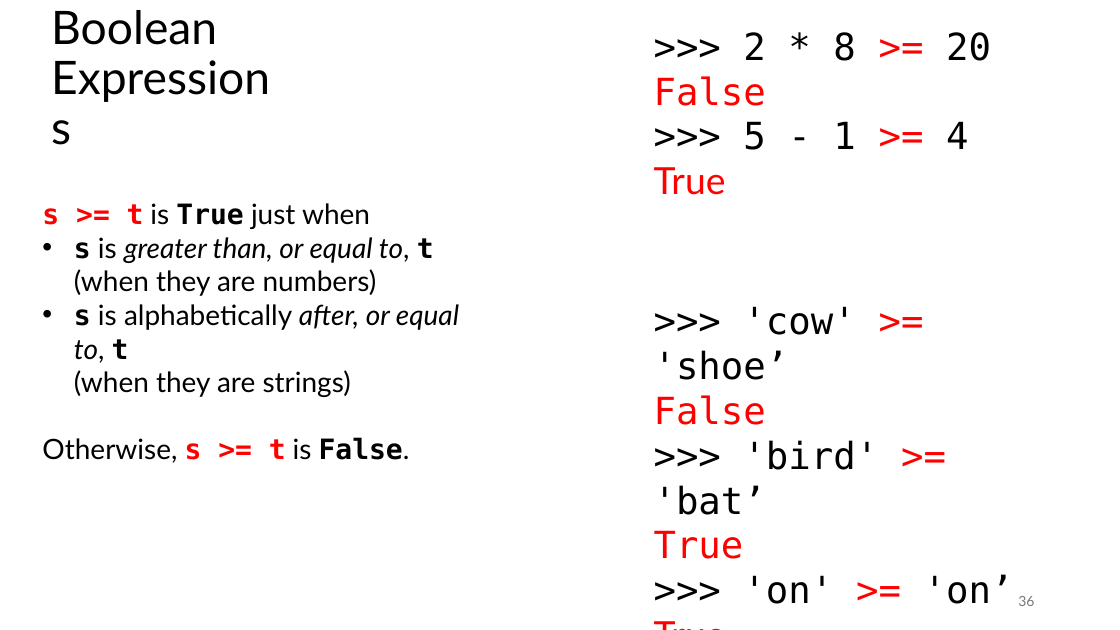
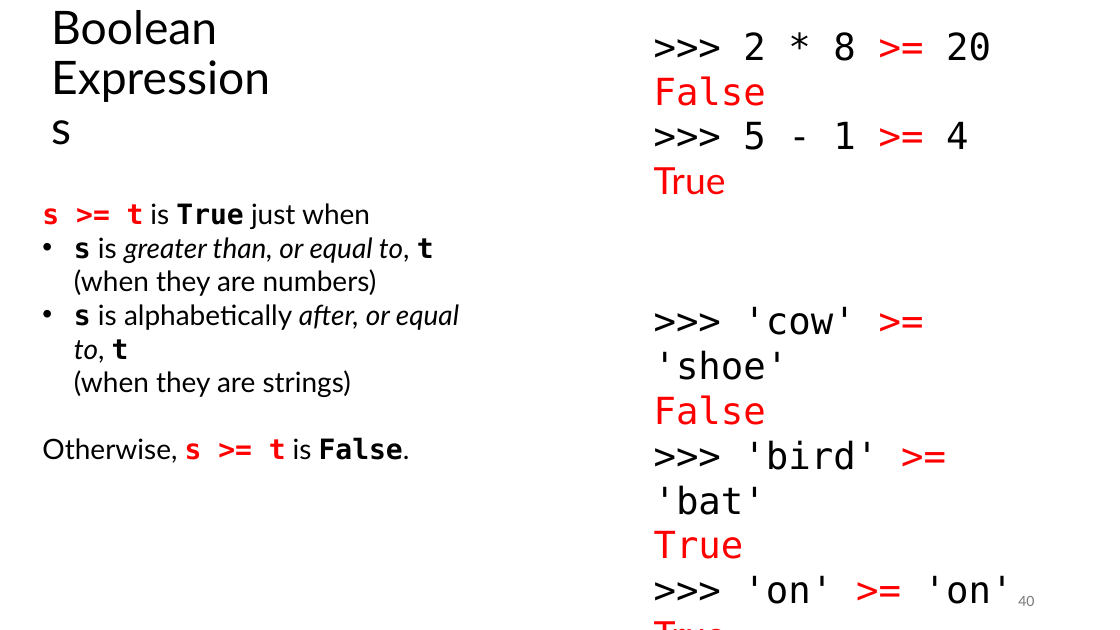
Before and after one commit to tjd1234/cmpt120spring2026, a slide deck: slide 40 of lecture_notes/chapter5/chapter5.pptx (slide 36 before the commit). Drawn at 1120x630 pixels with LibreOffice and Linux fonts; fonts in the diff are those of the drawing. Boxes give left, top, right and bottom in pixels: in the first picture for what was removed or moved away, otherwise in the second. Text is boxed around its words. In the diff, an @@ line names an element or a change of style, - is before the commit and + after.

```diff
--- a/lecture_notes/chapter5/chapter5.pptx
+++ b/lecture_notes/chapter5/chapter5.pptx
@@ text at [654, 306, 855, 380]: text changed @@
->>> 'cow' >= 'shoe’
+>>> 'cow' >= 'shoe'
@@ text at [654, 440, 1014, 604]: text changed @@
->>> 'bird' >= 'bat’
-True
->>> 'on' >= 'on’
+>>> 'bird' >= 'bat'
+True
+>>> 'on' >= 'on'
@@ page number at [1018, 596, 1034, 606]: text changed @@
-36
+40
```
Also in this commit, not shown: 26 other slides changed, 5 slides added, 56 other files.
